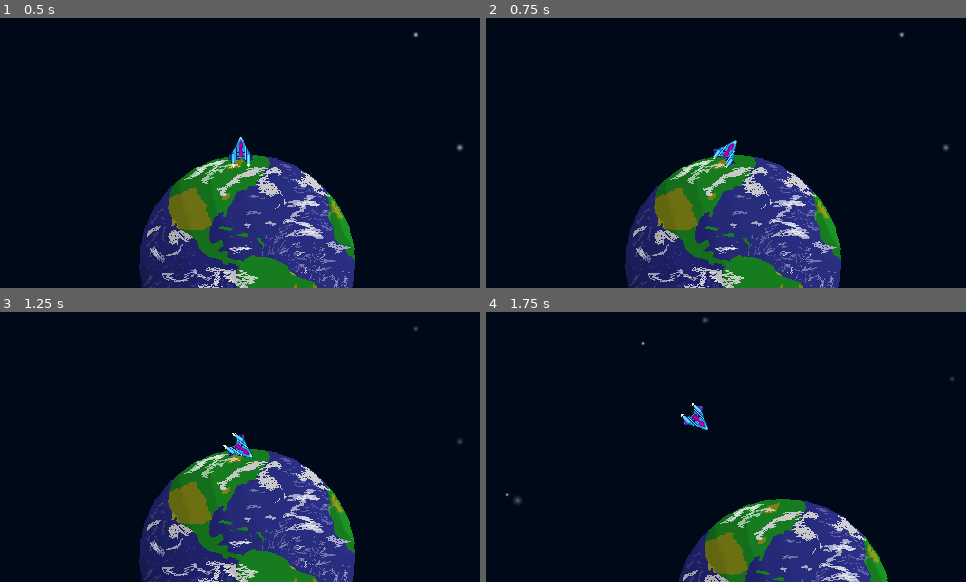
Above: before the commit, frames 1-4 (two rows, left to right).
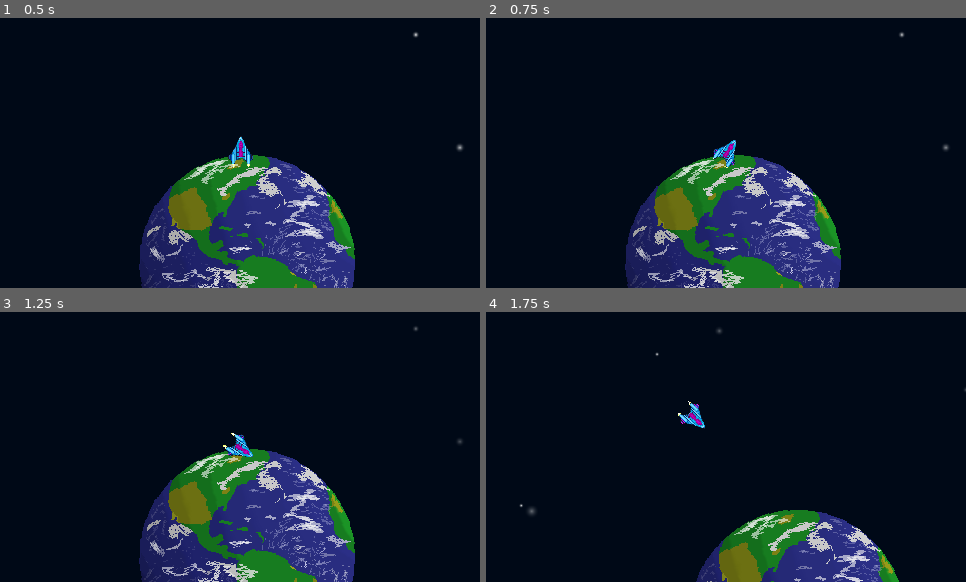
Above: after the commit, the same moments.

Repository: larissalvl/Space-game-godot
Game: Godot game, scene res://fase.tscn
Same seed, same stepped clock (60 frames per second), same inputs: the game is played once before the commit and once after it.
Inputs:
- Up to frame 1 (0.5 s): no input
- Up to frame 2 (0.75 s): tap Enter at 0.5 s; hold Right (paraDireita) from 0.53 s (still down); hold Z (Acelerar, bound only after the commit) from 0.53 s (still down)
- Up to frame 3 (1.25 s): keep holding Right (paraDireita); keep holding Z (Acelerar, bound only after the commit)
- Up to frame 4 (1.75 s): release Right (paraDireita) at 1.28 s; release Z (Acelerar, bound only after the commit) at 1.28 s; hold Down (paraTras) from 1.28 s (still down); tap Z (Acelerar, bound only after the commit) at 1.35 s

Frame 1 is identical in both runs. In frame 2, 0.1% of the frame differs, in the area x 47-53%, y 45-56%; in frame 3, 0.1%; in frame 4, 6.8%, in the area x 4-100%, y 2-100%.

Commit message:
Incluir opção de acelerar a nave

Diff:
--- a/nave.gd
+++ b/nave.gd
@@ -1,7 +1,9 @@
 extends CharacterBody2D
 
-var velNave = 250
-var velAngular = PI
+var velNaveBase = 250
+var velNaveAtual = velNaveBase
+var velAngularBase = PI/2
+var velAngularAtual = velAngularBase
 
 func _ready():
 	var sprite = $AnimatedSprite2D
@@ -10,12 +12,18 @@
 
 func _process(delta):
 	if Input.is_action_pressed("paraEsquerda"):
-		rotation -= velAngular * delta * 1
+		rotation -= velAngularAtual * delta
 	if Input.is_action_pressed("paraDireita"):
-		rotation += velAngular * delta * 1
+		rotation += velAngularAtual * delta
 	if Input.is_action_pressed("paraTras"):
-		var movNave = Vector2.DOWN.rotated(rotation) * velNave
+		var movNave = Vector2.DOWN.rotated(rotation) * velNaveAtual
 		position += movNave * delta
 	if Input.is_action_pressed("paraFrente"):
-		var movNave = Vector2.UP.rotated(rotation) * velNave
+		var movNave = Vector2.UP.rotated(rotation) * velNaveAtual
 		position += movNave * delta
+	if Input.is_action_pressed("Acelerar"):
+		velNaveAtual = 500
+		velAngularAtual = velAngularBase * 2
+	else:
+		velNaveAtual = velNaveBase
+		velAngularAtual = velAngularBase
--- a/project.godot
+++ b/project.godot
@@ -24,6 +24,12 @@
 
 [input]
 
+ui_select={
+"deadzone": 0.5,
+"events": [Object(InputEventJoypadButton,"resource_local_to_scene":false,"resource_name":"","device":-1,"button_index":3,"pressure":0.0,"pressed":false,"script":null)
+, Object(InputEventKey,"resource_local_to_scene":false,"resource_name":"","device":-1,"window_id":0,"alt_pressed":false,"shift_pressed":false,"ctrl_pressed":false,"meta_pressed":false,"pressed":false,"keycode":32,"physical_keycode":0,"key_label":0,"unicode":32,"location":0,"echo":false,"script":null)
+]
+}
 paraFrente={
 "deadzone": 0.2,
 "events": [Object(InputEventKey,"resource_local_to_scene":false,"resource_name":"","device":16,"window_id":0,"alt_press …(195 unchanged characters)…
@@ -48,6 +54,11 @@
 , Object(InputEventKey,"resource_local_to_scene":false,"resource_name":"","device":-1,"window_id":0,"alt_pressed":false …(183 unchanged characters)…
 ]
 }
+Acelerar={
+"deadzone": 0.2,
+"events": [Object(InputEventKey,"resource_local_to_scene":false,"resource_name":"","device":-1,"window_id":0,"alt_pressed":false,"shift_pressed":false,"ctrl_pressed":false,"meta_pressed":false,"pressed":false,"keycode":0,"physical_keycode":90,"key_label":0,"unicode":122,"location":0,"echo":false,"script":null)
+]
+}
 
 [physics]
 
